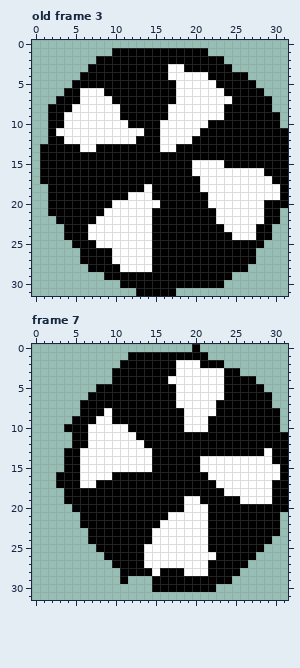
A pixel-art file gets an edit: res/img/monsterparts/mouths/Spinning_Mouth.ase. This is how it looked before the edit.
32x32 pixels, 21 frames. Shown: old frame 3, frame 7. The commit also changed other frames, which this record leaves out.
Now the later version:
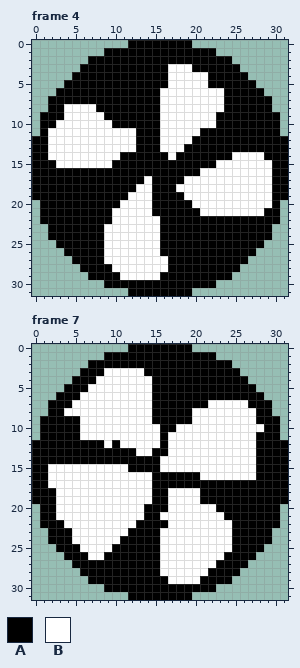
Palette (. is transparent): A #000000  B #ffffff
A new or re-ordered frame is compared with the old frame closest to it.
Changes in this commit:
frames re-ordered
--- frame 4 against old frame 3
@@ x 0..31 @@
- 0 ................................
- 1 ..........AAAAAAAAAAAA..........
- 2 ........AAAAAAAAAAAAAAAA........
- 3 .......AAAAAAAAAABBAAAAAA.......
- 4 ......AAAAAAAAAAABBBBBAAAAA.....
- 5 .....AAAAAAAAAAAAABBBBBAAAAA....
- 6 ....AABBBAAAAAAAAABBBBBBAAAAA...
- 7 ...AAABBBBAAAAAAAABBBBBBBAAAAA..
- 8 ..AAABBBBBBAAAAAABBBBBBBAAAAAA..
- 9 ..AABBBBBBBAAAAAABBBBBBBAAAAAAA.
-10 ..AABBBBBBBBAAAABBBBBBAAAAAAAAA.
-11 ..ABBBBBBBBBBBAABBBBBAAAAAAAAAAA
-12 ..AABBBBBBBBBAAABBBBAAAAAAAAAAAA
-13 .AAAAABBAAAAAAAABBAAAAAAAAAAAAAA
-14 .AAAAAAAAAAAAAAAAAAAAAAAAAAAAAAA
-15 .AAAAAAAAAAAAAAAAAAABBBBAAAAAAAA
-16 .AAAAAAAAAAAAAAAAAAABBBBBBBBBAAA
-17 .AAAAAAAAAAAAAAAAAAAABBBBBBBBBAA
-18 ..AAAAAAAAAAAABAAAAAABBBBBBBBBBA
-19 ..AAAAAAAAAABBBAAAAAAABBBBBBBBBA
-20 ..AAAAAAAABBBBBBAAAAAABBBBBBBAAA
-21 ..AAAAAAABBBBBBAAAAAAAABBBBBBAA.
-22 ...AAAAABBBBBBBAAAAAAAABBBBBBAA.
-23 ....AAABBBBBBBBAAAAAAAAABBBBAA..
-24 ....AAABBBBBBBBAAAAAAAAAABBBAA..
-25 .....AAABBBBBBBAAAAAAAAAAAAAA...
-26 ......AAAABBBBBAAAAAAAAAAAAA....
-27 ......AAAABBBBBAAAAAAAAAAAAA....
-28 .......AAAABBBBAAAAAAAAAAAA.....
-29 .........AAAAAAAAAAAAAAAA.......
-30 ...........AAAAAAAAAAAAA........
-31 .............AAAAA..............
+ 0 ............AAAAAAAA............
+ 1 .........AAAAAAAAAAAAAA.........
+ 2 .......AAAAAAAAAAAAAAAAAA.......
+ 3 ......AAAAAAAAAAABBBAAAAAA......
+ 4 .....AAAAAAAAAAAABBBBBAAAAA.....
+ 5 ....AAAAAAAAAAAAABBBBBAAAAAA....
+ 6 ...AAAAAAAAAAAAABBBBBBBBAAAAA...
+ 7 ..AAAAAAAAAAAAAABBBBBBBBAAAAAA..
+ 8 ..AABBBBAAAAAAAABBBBBBBBAAAAAA..
+ 9 .AAABBBBBAAAAAAABBBBBBBAAAAAAAA.
+10 .AABBBBBBBAAAAAABBBBBBBAAAAAAAA.
+11 .ABBBBBBBBBBBAAABBBBBAAAAAAAAAA.
+12 AABBBBBBBBBBBAAABBBBAAAAAAAAAAAA
+13 AABBBBBBBBBBBAAABBBAAAAAAAAAAAAA
+14 AABBBBBBBBBAAAAAABAAAAAAABBBBAAA
+15 AAABBBBBBBAAAAAAAAAAAAABBBBBBBAA
+16 AAAAAAAAAAAAAAAAAAAAABBBBBBBBBAA
+17 AAAAAAAAAAAAAABAAAABBBBBBBBBBBAA
+18 AAAAAAAAAAAAABBAAABBBBBBBBBBBBAA
+19 AAAAAAAAAAAABBBAAAABBBBBBBBBBBAA
+20 .AAAAAAAAAABBBBAAAAABBBBBBBBBBA.
+21 .AAAAAAAAABBBBBAAAAAABBBBBBBBAA.
+22 .AAAAAAAAABBBBBBAAAAAAAAAAAAAAA.
+23 ..AAAAAAABBBBBBBAAAAAAAAAAAAAA..
+24 ..AAAAAAABBBBBBBAAAAAAAAAAAAAA..
+25 ...AAAAAABBBBBBBAAAAAAAAAAAAA...
+26 ....AAAAABBBBBBBAAAAAAAAAAAA....
+27 .....AAAABBBBBBBBAAAAAAAAAA.....
+28 ......AAAABBBBBBBAAAAAAAAA......
+29 .......AAAABBBBBAAAAAAAAA.......
+30 .........AAAAAAAAAAAAAA.........
+31 ............AAAAAAAA............
--- frame 7
@@ x 0..31 @@
- 0 ....................A...........
- 1 ............AAAAAAAAAA..........
- 2 ...........AAAAAAABBBAAA........
- 3 ..........AAAAAAAABBBBBBAA......
- 4 ..........AAAAAAABBBBBBBAAAA....
- 5 ........AAAAAAAAAABBBBBBAAAAA...
- 6 .......AAAAAAAAAAABBBBBBAAAAAA..
- 7 ......AAAAAAAAAAAABBBBBAAAAAAA..
- 8 ......AAABAAAAAAAAABBBBAAAAAAAA.
- 9 .....AAABBAAAAAAAAABBBAAAAAAAAA.
-10 ....AAABBBBBAAAAAAABBBAAAAAAAAA.
-11 .....AABBBBBBAAAAAAAAAAAAAAAAAAA
-12 .....AABBBBBBBAAAAAAAAAAAAAAAAAA
-13 ....AABBBBBBBBBAAAAAAAAAAAAAABAA
-14 ....AABBBBBBBBBAAAAAABBBBBBBBBAA
-15 ....AABBBBBBBBBAAAAAABBBBBBBBBBA
-16 ...AAABBBBAAAAAAAAAAAABBBBBBBBBA
-17 ...AAABBAAAAAAAAAAAAAAABBBBBBBAA
-18 ....AAAAAAAAAAAAAAAAAAAABBBBBBAA
-19 ....AAAAAAAAAAAAAAABBAAAAABBBBAA
-20 .....AAAAAAAAAAAAAABBBAAAAAAAAAA
-21 ......AAAAAAAAAAABBBBBAAAAAAAAA.
-22 ......AAAAAAAAAABBBBBBAAAAAAAAA.
-23 .......AAAAAAAABBBBBBBAAAAAAAAA.
-24 .......AAAAAAAABBBBBBBAAAAAAAA..
-25 ........AAAAAABBBBBBBBAAAAAAA...
-26 .........AAAAABBBBBBBBBAAAAA....
-27 ..........AAAABBBBBBBBAAAAA.....
-28 ...........AAAABAAABBBAAAA......
-29 ...........A...AAAAAAAAAA.......
-30 ...............AAAAAAAA.........
-31 ................................
+ 0 ............AAAAAAAA............
+ 1 .........AAAAAAAAAAAAAA.........
+ 2 .......AAAAAAAAAAAAAAAAAA.......
+ 3 ......AAABBBBBAAAAAAAAAAAA......
+ 4 .....AAABBBBBBBAAAAAAAAAAAA.....
+ 5 ....AAABBBBBBBBAAAAAAAAAAAAA....
+ 6 ...AAABBBBBBBBBAAAAAAAAAAAAAA...
+ 7 ..AAABBBBBBBBBBAAAAAAABBBBBAAA..
+ 8 ..AABBBBBBBBBBBAAAAABBBBBBBBAA..
+ 9 .AAAAABBBBBBBBBAAAAABBBBBBBBAAA.
+10 .AAAAABBBBBBBBBBAABBBBBBBBBBBAA.
+11 .AAAAABBBBBBBBBBABBBBBBBBBBBAAA.
+12 AAAAAAAAABABBBBBABBBBBBBBBBBAAAA
+13 AAAAAAAAAAAAABBAABBBBBBBBBBBAAAA
+14 AAAAAAAAAAAAAAAABBBBBBBBBBBBAAAA
+15 AABBBBBBBBBBAAAABBBBBBBBBBBBAAAA
+16 AABBBBBBBBBBBBBAAAAAABBBBBBBAAAA
+17 AABBBBBBBBBBBBBAAAAAAAAAAAAAAAAA
+18 AAABBBBBBBBBBBBAABBBBAAAAAAAAAAA
+19 AAABBBBBBBBBBBBAABBBBAAAAAAAAAAA
+20 .AABBBBBBBBBBBAAABBBBBBAAAAAAAA.
+21 .AABBBBBBBBBBBAABBBBBBBBAAAAAAA.
+22 .AAABBBBBBBBBAAAABBBBBBBBAAAAAA.
+23 ..AAABBBBBBBAAAABBBBBBBBBAAAAA..
+24 ..AAABBBBBBAAAAABBBBBBBBBAAAAA..
+25 ...AAABBBBAAAAAABBBBBBBBBAAAA...
+26 ....AAABBAAAAAAABBBBBBBBAAAA....
+27 .....AAAAAAAAAAABBBBBBBAAAA.....
+28 ......AAAAAAAAAABBBBBBAAAA......
+29 .......AAAAAAAAAABBBBAAAA.......
+30 .........AAAAAAAAAAAAAA.........
+31 ............AAAAAAAA............
